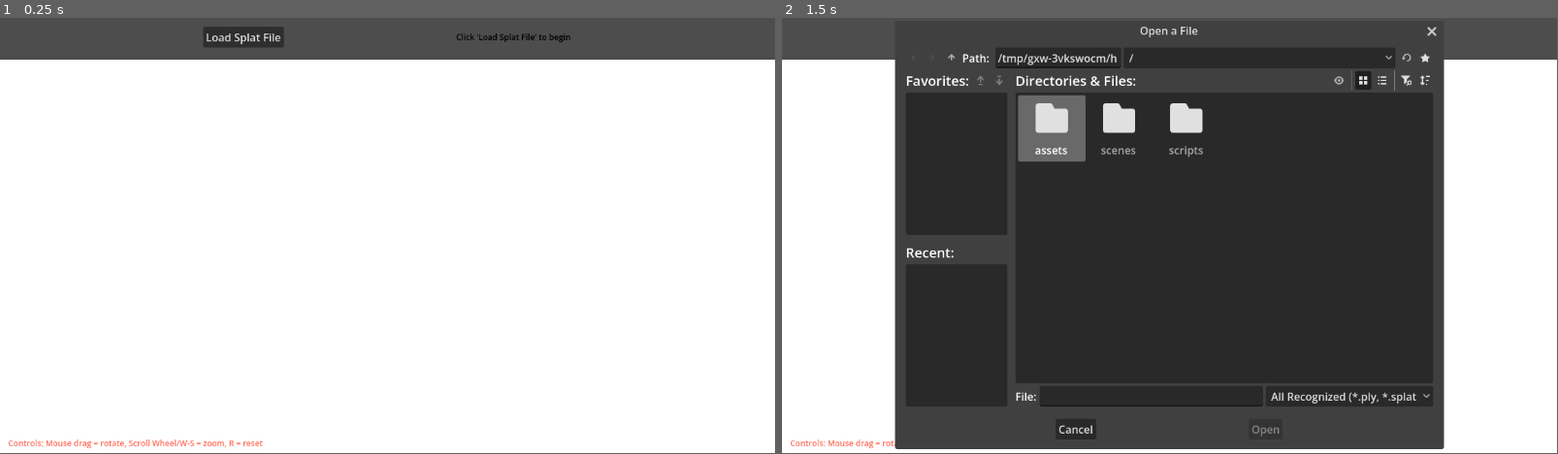
Above: before the commit, frames 1-2 (left to right).
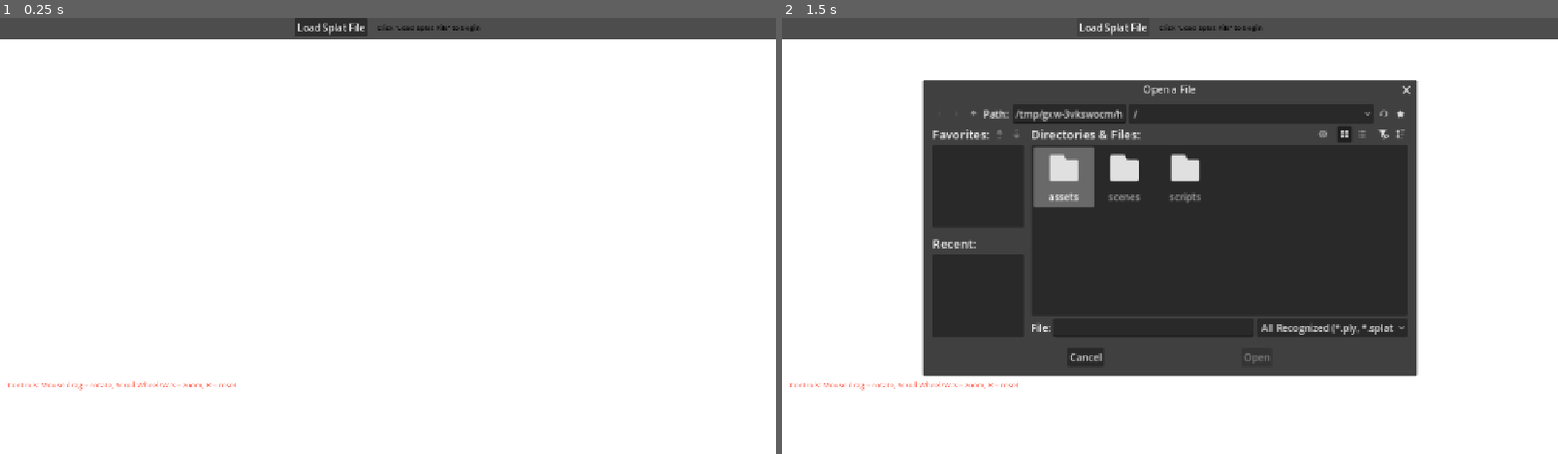
Above: after the commit, the same moments.

Repository: tessapower/3dgs-viewer
Game: Godot game, scene res://scenes/main.tscn
The game is run twice, just before and just after one commit, with the same random seed, the same clock (stepped at 60 frames per second) and the same inputs.
Inputs (mouse positions are in pixels of both pictures, inside the frame that each line leads up to):
- Up to frame 1 (0.25 s): no input
- Up to frame 2 (1.5 s): tap Enter at 0.5 s; move the mouse to (1340, 214) at 0.52 s; hold W 0.53-1.25 s; tap R at 0.6 s; click (1340, 214) at 0.67 s; click "Load Splat File" at 1.25 s
In our replay, the window is 799x449 before the commit and 800x450 after it. These sizes can differ from the game's own. Grey fills any space a smaller window leaves; there, only what the larger window draws over its background counts as a difference.

The runs differ from the first frame. In frame 1, 5.8% of the frame differs, in the area x 0-100%, y 0-99%; in frame 2, 30%.

Commit message:
Make window resizable

Diff:
--- a/project.godot
+++ b/project.godot
@@ -25,4 +25,6 @@
 
 [display]
 
-window/size/resizable=false
+window/size/viewport_width=1280
+window/size/viewport_height=720
+window/stretch/mode="canvas_items"
--- a/scenes/main.tscn
+++ b/scenes/main.tscn
@@ -7,7 +7,6 @@
 anchors_preset = 15
 anchor_right = 1.0
 anchor_bottom = 1.0
-offset_bottom = 27.0
 grow_horizontal = 2
 grow_vertical = 2
 script = ExtResource("1_o5qli")
@@ -17,15 +16,12 @@
 anchors_preset = 15
 anchor_right = 1.0
 anchor_bottom = 1.0
-offset_bottom = -27.0
 grow_horizontal = 2
 grow_vertical = 2
-alignment = 1
 
 [node name="HBoxContainer" type="HBoxContainer" parent="VBoxContainer" unique_id=582591496]
 layout_mode = 2
-size_flags_vertical = 3
-theme_override_constants/separation = 256
+theme_override_constants/separation = 16
 alignment = 1
 
 [node name="LoadButton" type="Button" parent="VBoxContainer/HBoxContainer" unique_id=940813184]
@@ -47,10 +43,11 @@
 layout_mode = 2
 size_flags_horizontal = 3
 size_flags_vertical = 3
+stretch = true
 
 [node name="SubViewport" type="SubViewport" parent="VBoxContainer/ViewportContainer" unique_id=2067807164]
 handle_input_locally = false
-size = Vector2i(1152, 586)
+size = Vector2i(1280, 685)
 render_target_update_mode = 4
 
 [node name="Camera3D" type="Camera3D" parent="VBoxContainer/ViewportContainer/SubViewport" unique_id=1941425832]
